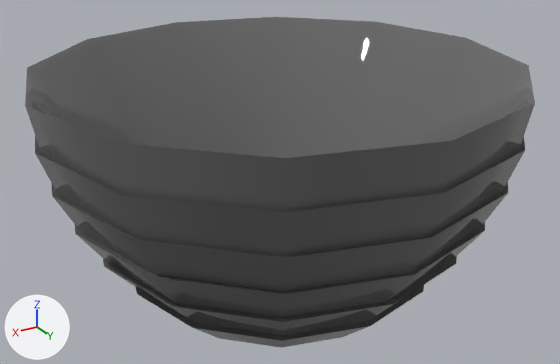
Renders of the FBX model Assets/Meshes/litsat_thruster.fbx from each side of a commit.
The view is the same before and after, from a 50 mm camera at (0.159, 0.266, 0.183) aimed at (0.0, 0.0, 0.051). Every picture has the same lights, and +X, +Y and +Z are marked at lower left. Where no turn or scale is listed for an object, it has been applied to the vertices.

Names of what the first picture shows: 'litsat_thruster'.
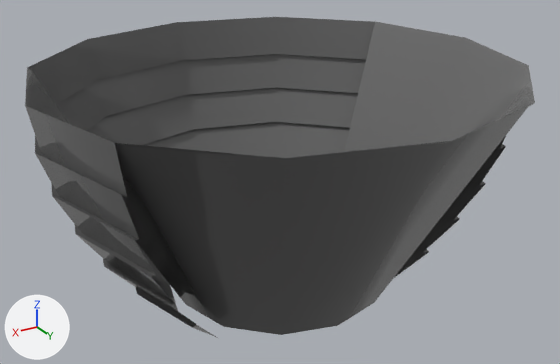
The newer file is also turned or shifted as a whole; pictures and numbers use the older file's frame.

Pixel boxes [x1, y1, x2, y2] of what changed, in the pictures (560 x 364 px):
```json
{"object": "litsat_thruster", "change": "reshaped", "before": [25, 17, 535, 348], "after": [25, 17, 535, 338]}
{"part": 1, "of": "me_mesh", "change": "deleted", "before": [27, 17, 535, 348]}
```

Edits to the scene script, one JSON object a line:
```json
{"block": "me_mesh", "where": "# used by ob_litsat_thruster; location = (0.0, 0.0, 0.0)"}
{"op": "remove", "block": "me_mesh", "code": "me_mesh.from_pydata(...)  # 168 vertices, 157 faces; spans x -0.102..0.102, y -0.102..0.102, z 0.0..0.102"}
{"op": "add", "block": "me_mesh", "code": "me_mesh.from_pydata(...)  # 129 vertices, 104 faces; spans x -0.102..0.102, y -0.102..0.102, z 0.0..0.102"}
{"block": "me_mesh", "change": "me_mesh part 1"}
{"block": "me_mesh", "change": "39 vertices are removed from x -0.051..0.051, y -0.1..0.101, z 0.0..0.1"}
{"block": "me_mesh", "change": "53 faces are deleted"}
```
